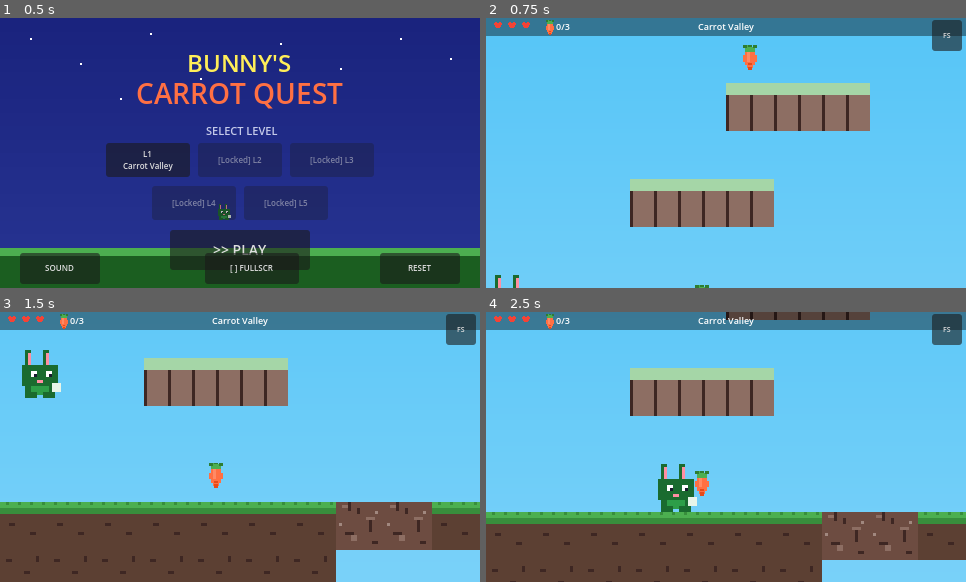
Above: before the commit, frames 1-4 (two rows, left to right).
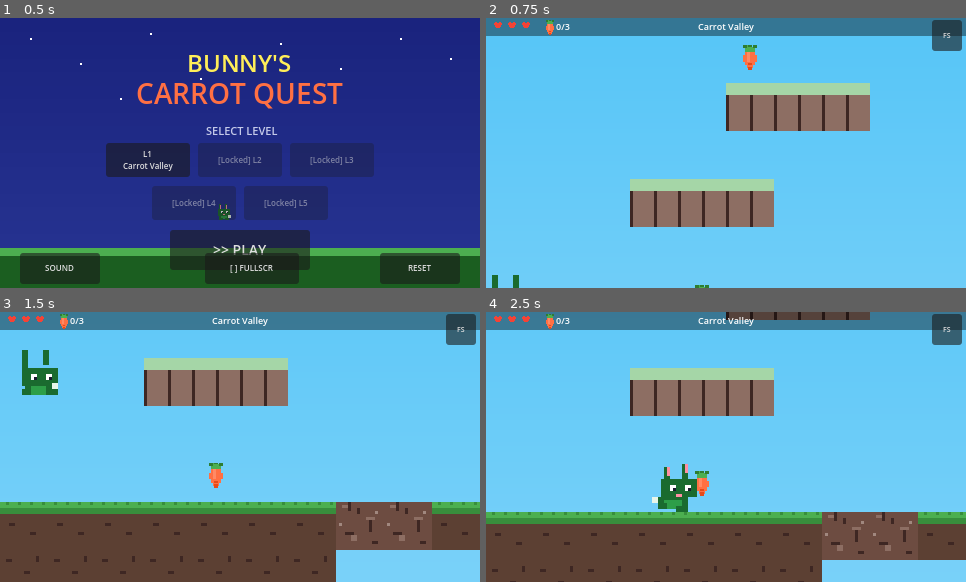
Above: after the commit, the same moments.

Repository: scott-murray/Hem
Game: Godot game, scene res://scenes/boot.tscn
The game is run twice, just before and just after one commit, with the same random seed, the same clock (stepped at 60 frames per second) and the same inputs.
Inputs (mouse positions are in pixels of both pictures, inside the frame that each line leads up to):
- Up to frame 1 (0.5 s): no input
- Up to frame 2 (0.75 s): click "L1 Carrot Valley" at 0.5 s
- Up to frame 3 (1.5 s): move the mouse to (240, 447) at 1.27 s; hold Right (move_right) from 1.28 s (still down); hold Space (jump) from 1.28 s (still down); click (240, 447) at 1.42 s
- Up to frame 4 (2.5 s): keep holding Right (move_right); move the mouse to (630, 460) at 2.02 s; release Space (jump) at 2.03 s; tap Down (dig) at 2.1 s; tap Space (jump) at 2.27, 2.3 s

Frame 1 is identical in both runs. In frame 2, less than 0.1% of the frame differs, in the area x 1-7%, y 95-100%; in frame 3, 0.4%; in frame 4, 0.6%, in the area x 34-44%, y 56-75%.
Error in both runs: Trying to assign value of type 'CanvasLayer' to a variable of type 'Control'. (res://scripts/game_controller.gd:28)

Commit message:
feat: bunny movement animation — run cycle, jump, hurt frames
- Generated bunny_run_0..3 (4-frame run cycle at 10fps) and
  bunny_hurt (X eyes) PNGs, porting drawBunny.js pixel art
- _update_animation() switches textures by state:
    invulnerable -> hurt/idle blink (10Hz)
    airborne     -> jump pose
    moving       -> run cycle 0-3
    idle         -> idle
- 24 textures now load (was 17)
- Verified: consecutive frames 200ms apart differ by 14k pixels

Co-Authored-By: Claude <noreply@anthropic.com>

Diff:
--- a/godot/scripts/player.gd
+++ b/godot/scripts/player.gd
@@ -25,6 +25,8 @@
 var lives         := 3
 var is_invuln     := false
 var invuln_timer  := 0.0
+var _anim_time    := 0.0
+var _run_frame    := 0
 
 # Touch state (set by TouchHandler)
 var _touch_left  := false
@@ -109,6 +111,8 @@
 		AudioManager.play_sfx("land")
 	was_on_ground = is_on_floor()
 
+	_update_animation(delta)
+
 	move_and_slide()
 
 	# Invulnerability blink
@@ -118,6 +122,33 @@
 		if invuln_timer <= 0.0:
 			is_invuln = false
 			modulate = Color.WHITE
+
+
+## Switch sprite texture based on movement state (ports the JS anim logic).
+func _update_animation(delta: float) -> void:
+	if not has_node("Sprite2D"):
+		return
+	var sprite: Sprite2D = $Sprite2D
+
+	# Hurt: blink between hurt and idle while invulnerable
+	if is_invuln:
+		sprite.texture = SpriteGenerator.get_texture(
+			"bunny_hurt" if int(invuln_timer * 10) % 2 == 0 else "bunny_idle")
+		return
+
+	var moving := absf(velocity.x) > 10.0
+
+	if not is_on_floor():
+		sprite.texture = SpriteGenerator.get_texture("bunny_jump")
+	elif moving:
+		# Run cycle at 10 fps
+		_anim_time += delta
+		if _anim_time >= 0.1:
+			_anim_time = 0.0
+			_run_frame = (_run_frame + 1) % 4
+		sprite.texture = SpriteGenerator.get_texture("bunny_run_%d" % _run_frame)
+	else:
+		sprite.texture = SpriteGenerator.get_texture("bunny_idle")
 
 
 func set_touch_walk(left: bool, right: bool) -> void:
--- a/godot/textures/sprite_generator.gd
+++ b/godot/textures/sprite_generator.gd
@@ -15,7 +15,8 @@
 		return
 	var dir := "res://textures/gen"
 	var files := [
-		"bunny_idle", "bunny_jump",
+		"bunny_idle", "bunny_jump", "bunny_hurt",
+		"bunny_run_0", "bunny_run_1", "bunny_run_2", "bunny_run_3",
 		"tile_grass", "tile_ground", "tile_platform", "tile_diggable",
 		"tile_door", "tile_spike", "tile_puzzle",
 		"enemy_fox", "enemy_beetle",
Binary file added: godot/textures/gen/bunny_hurt.png
Not shown, added: godot/textures/gen/bunny_hurt.png.import
Binary file added: godot/textures/gen/bunny_run_0.png
Not shown, added: godot/textures/gen/bunny_run_0.png.import
Binary file added: godot/textures/gen/bunny_run_1.png
Not shown, added: godot/textures/gen/bunny_run_1.png.import
Binary file added: godot/textures/gen/bunny_run_2.png
Not shown, added: godot/textures/gen/bunny_run_2.png.import
Binary file added: godot/textures/gen/bunny_run_3.png
Not shown, added: godot/textures/gen/bunny_run_3.png.import
Not shown, changed: docs/godot/index.html
Not shown, changed: docs/godot/index.pck
(and 1 more such lines)
